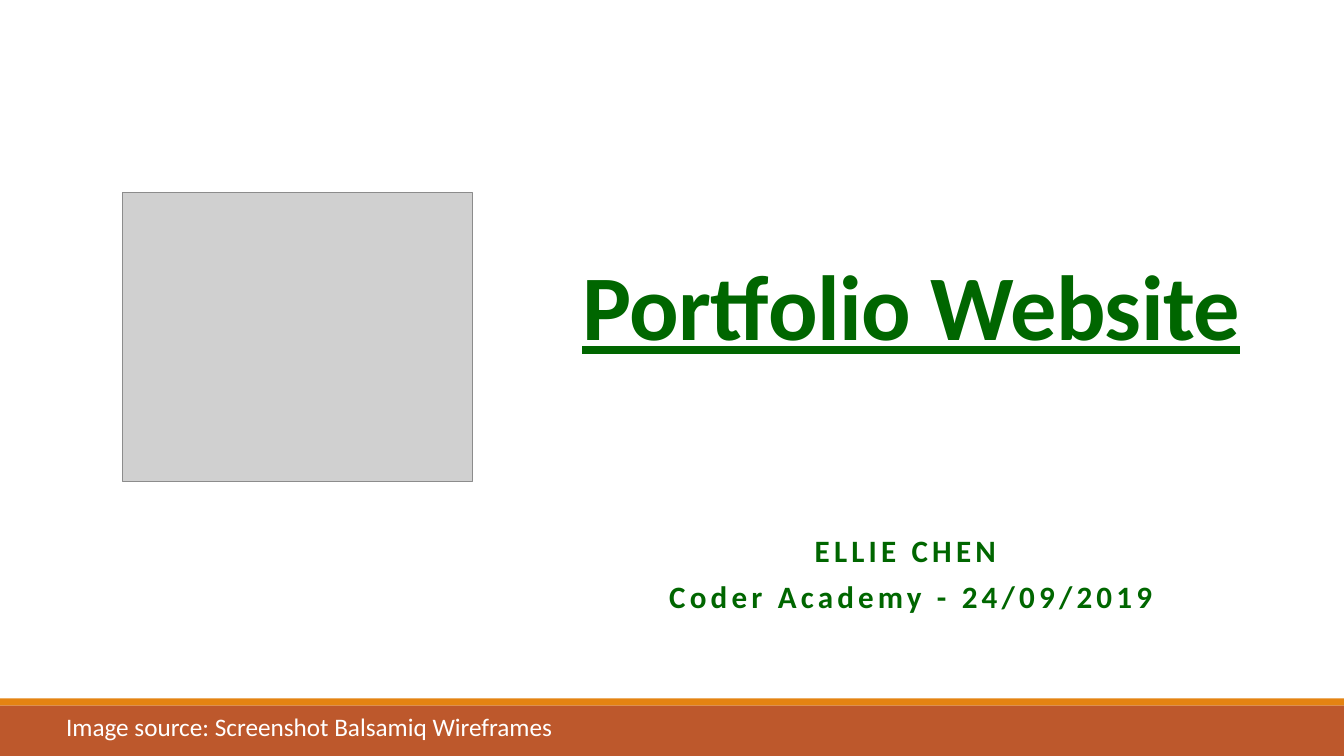
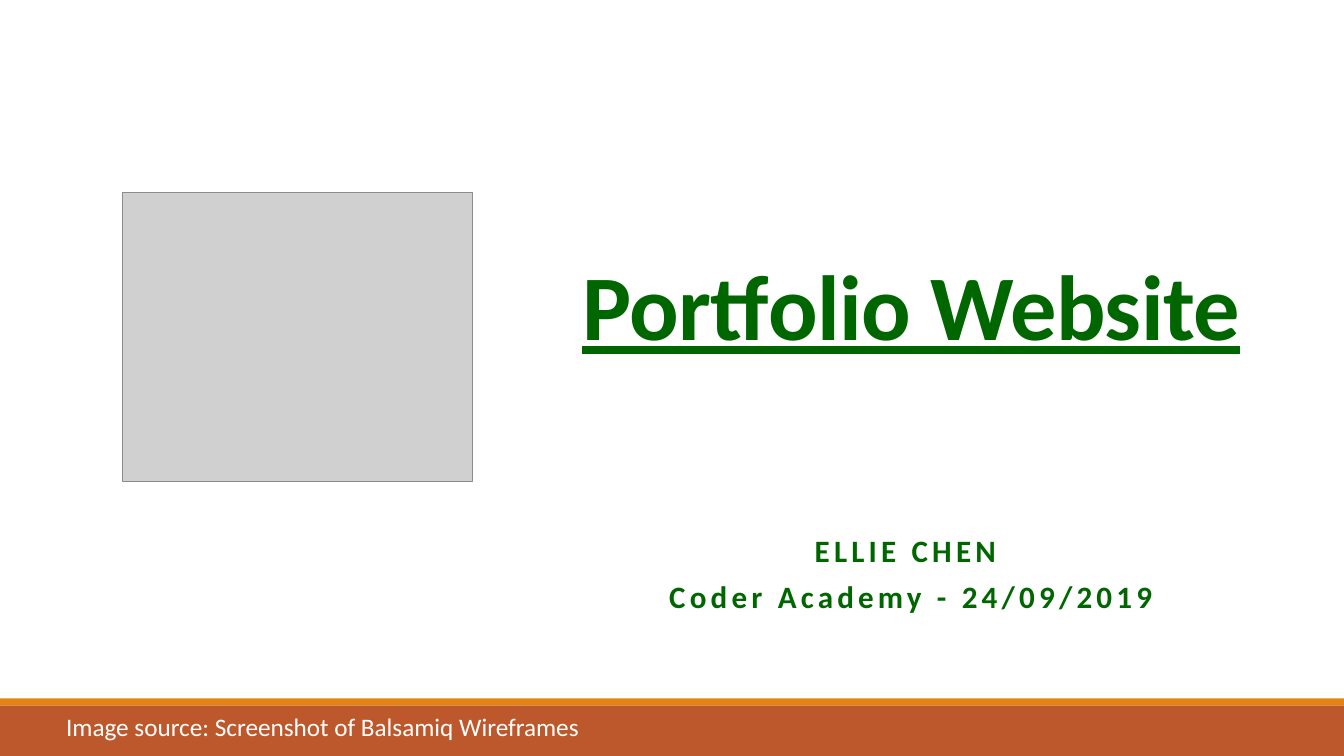
Before and after one commit to EllieChen-Git/EllieChen.github.io, a slide deck: slide 1 of ppt/Portfolio Website - Ellie Chen.pptx. Drawn at 1344x756 pixels with LibreOffice and Linux fonts; fonts in the diff are those of the drawing; grey boxes stand for pictures. Boxes give left, top, right and bottom in pixels: in the first picture for what was removed or moved away, otherwise in the second. Text is boxed around its words. In the diff, an @@ line names an element or a change of style, - is before the commit and + after.

```diff
--- a/ppt/Portfolio Website - Ellie Chen.pptx
+++ b/ppt/Portfolio Website - Ellie Chen.pptx
@@ text at box(66, 718, 578, 741): text changed @@
-Image source: Screenshot Balsamiq Wireframes
+Image source: Screenshot of Balsamiq Wireframes
```
Also in this commit, not shown: 3 other slides changed.
